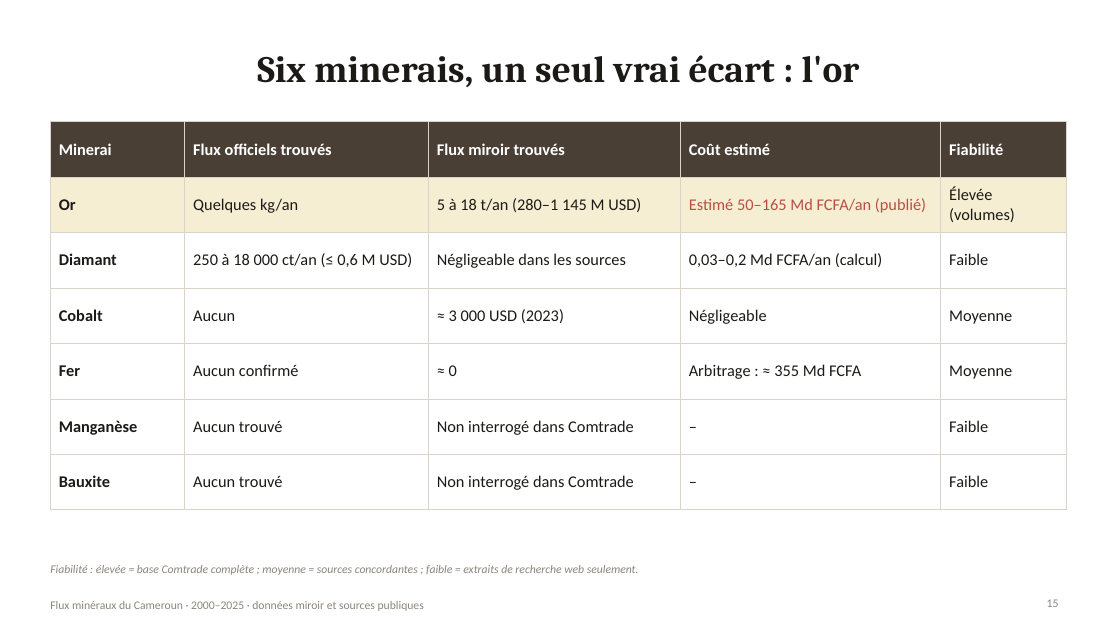
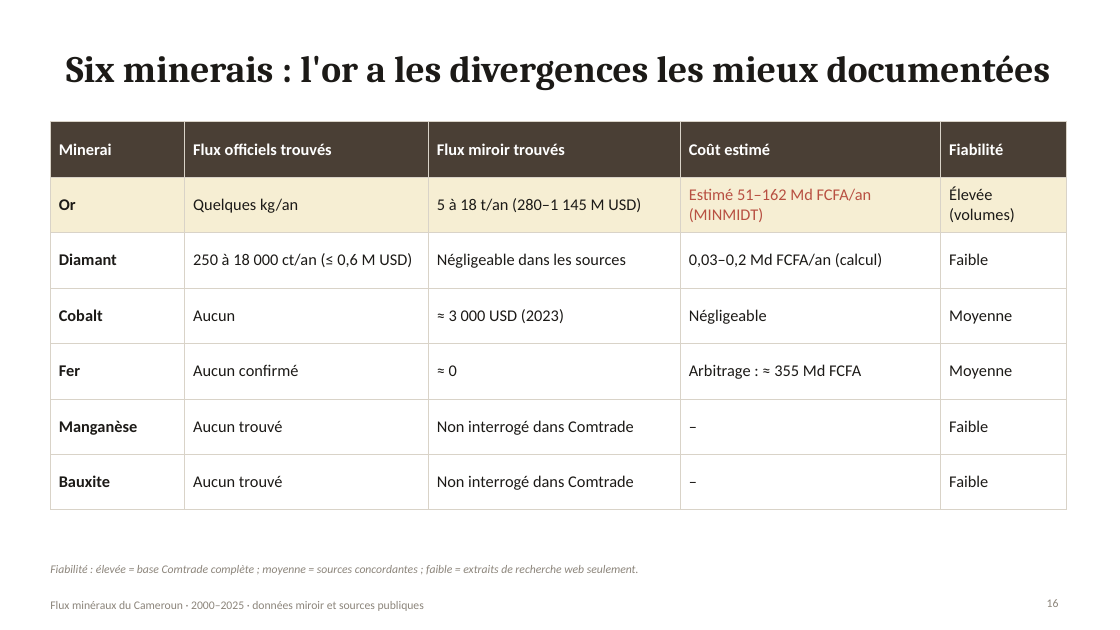
Before and after one commit to boujieka/Boujieka, a slide deck: slide 16 of docs/presentation/Flux_mineraux_Cameroun_2000-2025.pptx (slide 15 before the commit). Drawn at 1120x630 pixels with LibreOffice and Linux fonts; fonts in the diff are those of the drawing. Boxes give left, top, right and bottom in pixels: in the first picture for what was removed or moved away, otherwise in the second. Text is boxed around its words. In the diff, an @@ line names an element or a change of style, - is before the commit and + after.

```diff
--- a/docs/presentation/Flux_mineraux_Cameroun_2000-2025.pptx
+++ b/docs/presentation/Flux_mineraux_Cameroun_2000-2025.pptx
@@ title at <box>66,55,1051,91</box>: text changed @@
-Six minerais, un seul vrai écart : l'or
+Six minerais : l'or a les divergences les mieux documentées
@@ table at <box>50,122,1067,494</box> @@
-row 2, column 4: Estimé 50–165 Md FCFA/an (publié)
+row 2, column 4: Estimé 51–162 Md FCFA/an (MINMIDT)
@@ page number at <box>1047,599,1059,607</box>: text changed @@
-15
+16
```
Also in this commit, not shown: 8 other slides changed, 2 slides added, 4 other files.
